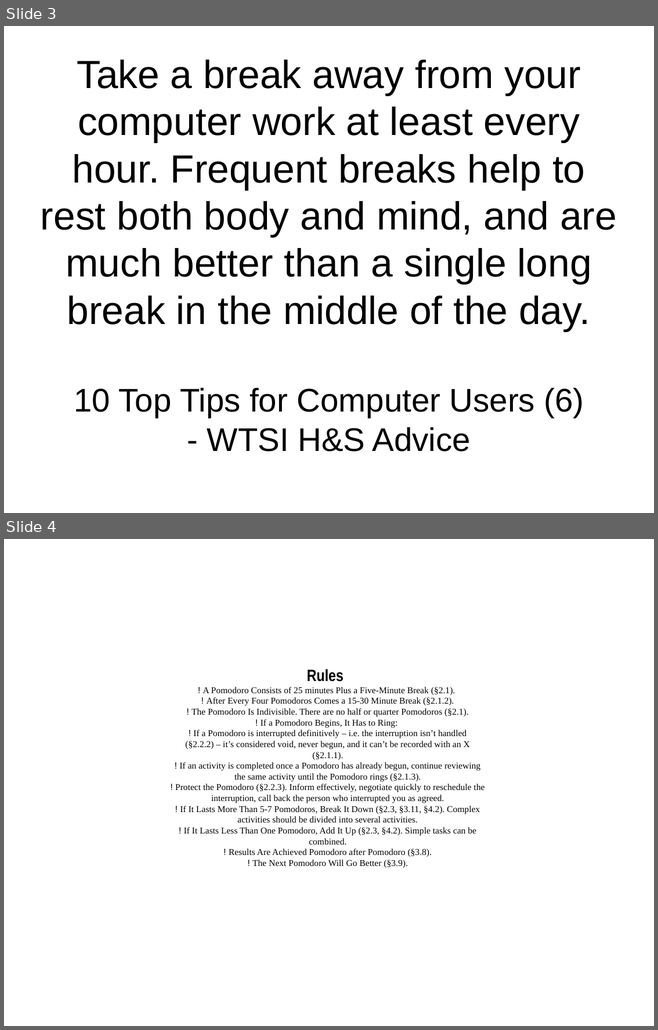
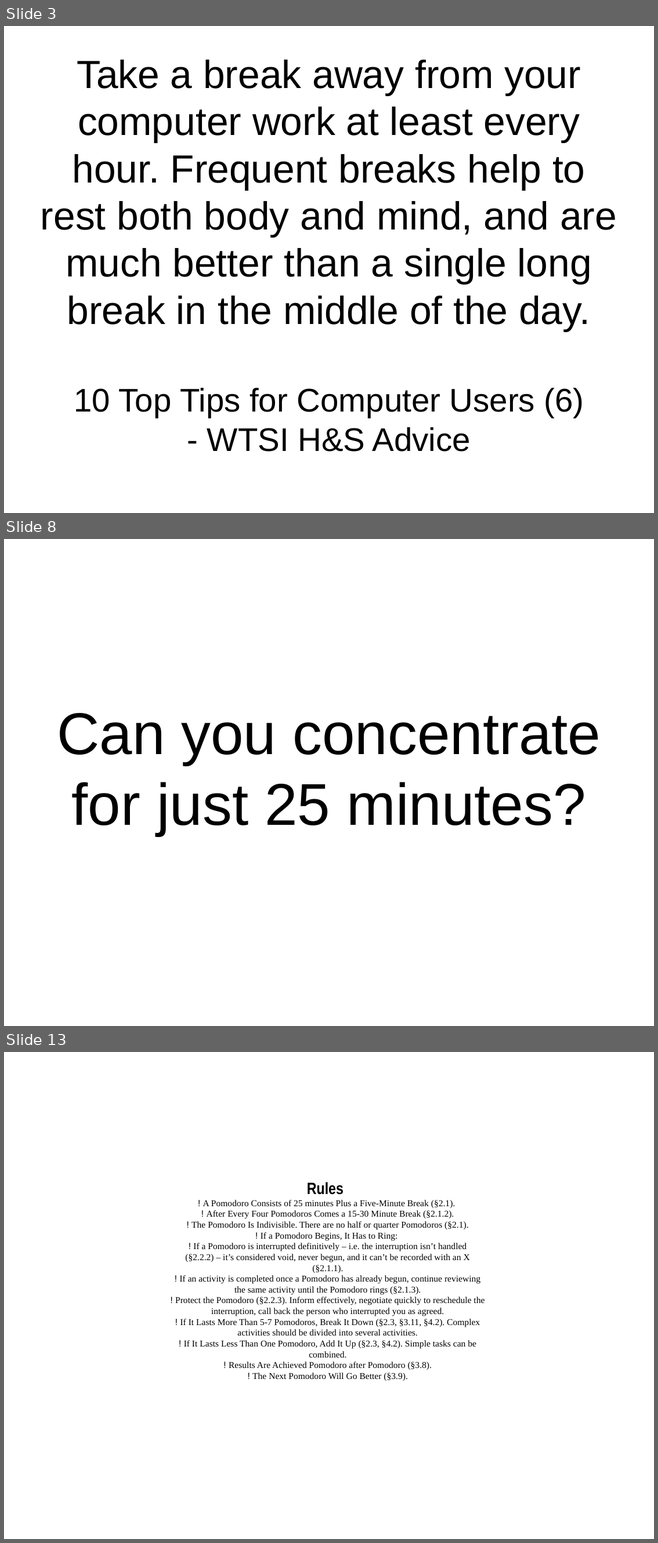
Before and after one commit to setitesuk/presentations, a slide deck: pomodoro_lightning_talk.odp. Shown one above the other, each under a label of ours: slides 3 and 4 before the commit, slides 3, 8 and 13 after it; the slides between them are not shown. The pictures are 658x1030 and 658x1543 pixels, drawn with LibreOffice and Linux fonts; fonts in the diff are those of the drawing. Boxes give left, top, right and bottom in pixels: in the first picture for what was removed or moved away, otherwise in the second. Text is boxed around its words. In the diff, an @@ line names an element or a change of style, - is before the commit and + after.

```diff
--- a/pomodoro_lightning_talk.odp
+++ b/pomodoro_lightning_talk.odp
@@ slide 8 added at (4, 539, 654, 1026), background #FFFFFF @@
@@ subtitle added at (57, 713, 601, 836), 72 pt, text #000000 @@
+Can you concentrate for just 25 minutes?
@@ what was slide 4 is now slide 13 @@
```
Also in this commit, not shown: 8 other slides added.
